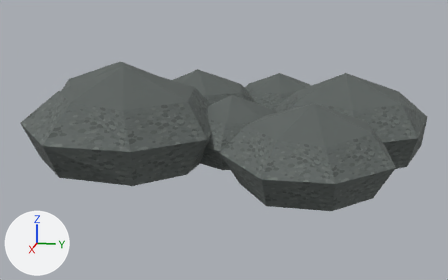
Two versions of the OBJ model Assets/ProjectOEN/ProductionArt/Meshes/props_tools/pr-010_stone_pile__medium.obj, one commit apart.
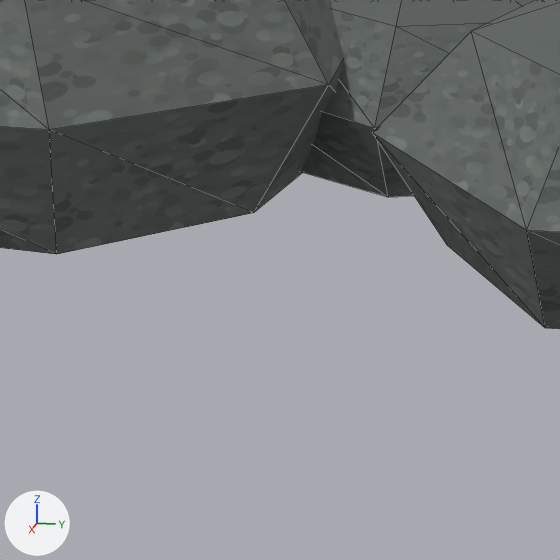
Old and new are each drawn whole from a 50 mm lens placed at (1.499, 0.252, 0.38), pointed at (0.019, -0.044, 0.011) and again close up on the part from 26% to 60% of the width and 42% to 96% of the height. The axes (+X, +Y, +Z) are drawn at lower left. The lights are the same throughout. The first two pictures are the older version. The close-ups show mesh edges as thin lines. Where no turn or scale is listed for an object, it has been applied to the vertices. Vertices at exactly the same position are counted once.

Names of what the first close-up shows: 'pr-010_stone_pile__medium'.
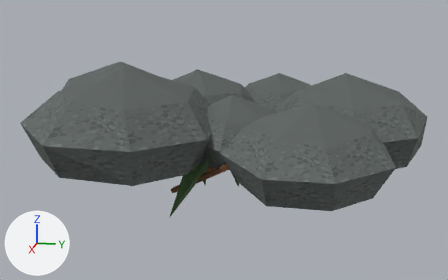
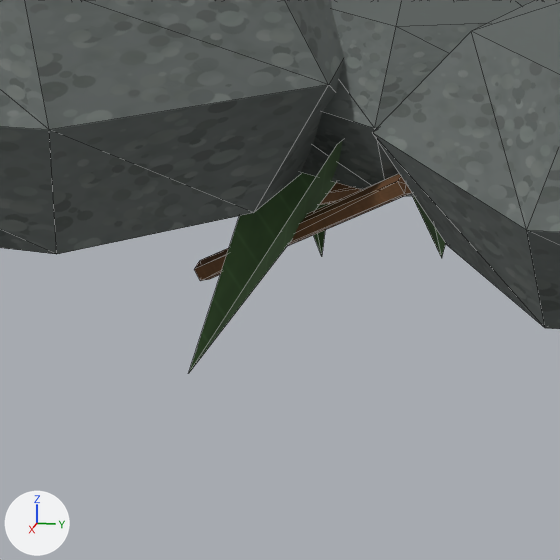
Diff of the bpy script that builds the scene:
```diff
--- a/Assets/ProjectOEN/ProductionArt/Meshes/props_tools/pr-010_stone_pile__medium.obj.py
+++ b/Assets/ProjectOEN/ProductionArt/Meshes/props_tools/pr-010_stone_pile__medium.obj.py
@@ img_leaf_albedo_png @@
+img_leaf_albedo_png = load_image('leaf_albedo.png', '../../Materials/Textures/leaf_albedo.png', 1024, 1024, 'sRGB')
@@ img_mud_albedo_png @@
+img_mud_albedo_png = load_image('mud_albedo.png', '../../Materials/Textures/mud_albedo.png', 1024, 1024, 'sRGB')
@@ img_wood_albedo_png @@
+img_wood_albedo_png = load_image('wood_albedo.png', '../../Materials/Textures/wood_albedo.png', 1024, 1024, 'sRGB')
@@ mat_leaf @@
+mat_leaf = principled_material('Leaf')
+mat_leaf.texture = img_leaf_albedo_png
+mat_leaf.roughness = 0.89
@@ mat_mud @@
+mat_mud = principled_material('Mud')
+mat_mud.texture = img_mud_albedo_png
+mat_mud.roughness = 0.89
@@ mat_wood @@
+mat_wood = principled_material('Wood')
+mat_wood.texture = img_wood_albedo_png
+mat_wood.roughness = 0.89
@@ me_pr_010_stone_pile__medium @@
 # used by ob_pr_010_stone_pile__medium; location = (0.0, 0.0, 0.0)
-me_pr_010_stone_pile__medium.from_pydata(...)  # 170 vertices, 312 faces; spans x -0.465..0.485, y -0.549..0.445, z -0.007..0.213
+me_pr_010_stone_pile__medium.from_pydata(...)  # 242 vertices, 412 faces; spans x -0.465..0.485, y -0.549..0.445, z -0.107..0.213
+# me_pr_010_stone_pile__medium part 1
+# 72 vertices are added at x -0.147..0.276, y -0.197..0.305, z -0.107..0.05
+# 8 new faces join them, mat_leaf (picture img_leaf_albedo_png)
+# 80 new faces join them, mat_wood (picture img_wood_albedo_png)
+# 12 new faces join them, mat_mud (picture img_mud_albedo_png)
 me_pr_010_stone_pile__medium.materials.append(mat_stone)
+me_pr_010_stone_pile__medium.materials.append(mat_leaf)  # picture img_leaf_albedo_png
+me_pr_010_stone_pile__medium.materials.append(mat_wood)  # picture img_wood_albedo_png
+me_pr_010_stone_pile__medium.materials.append(mat_mud)  # picture img_mud_albedo_png
```

Pixel boxes (x1, y1, x2, y2) of what changed, in the close-ups (560 x 560 px):
'pr-010_stone_pile__medium', reshaped: before (0, 0, 560, 329); after (0, 0, 560, 373)
part 1 of me_pr_010_stone_pile__medium, added: after (189, 140, 446, 373)
